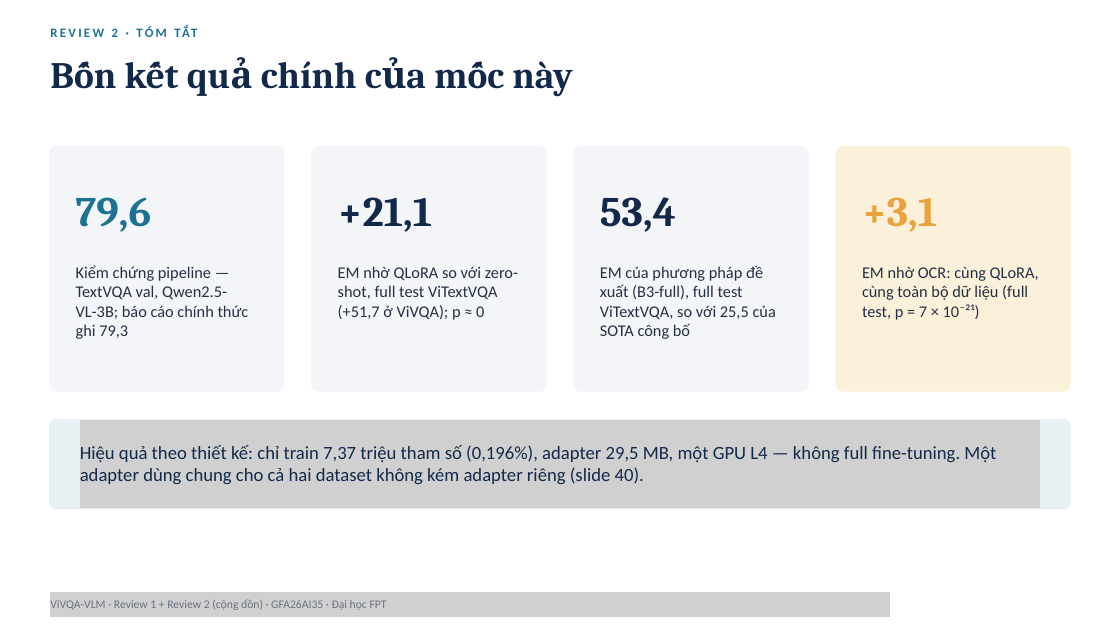
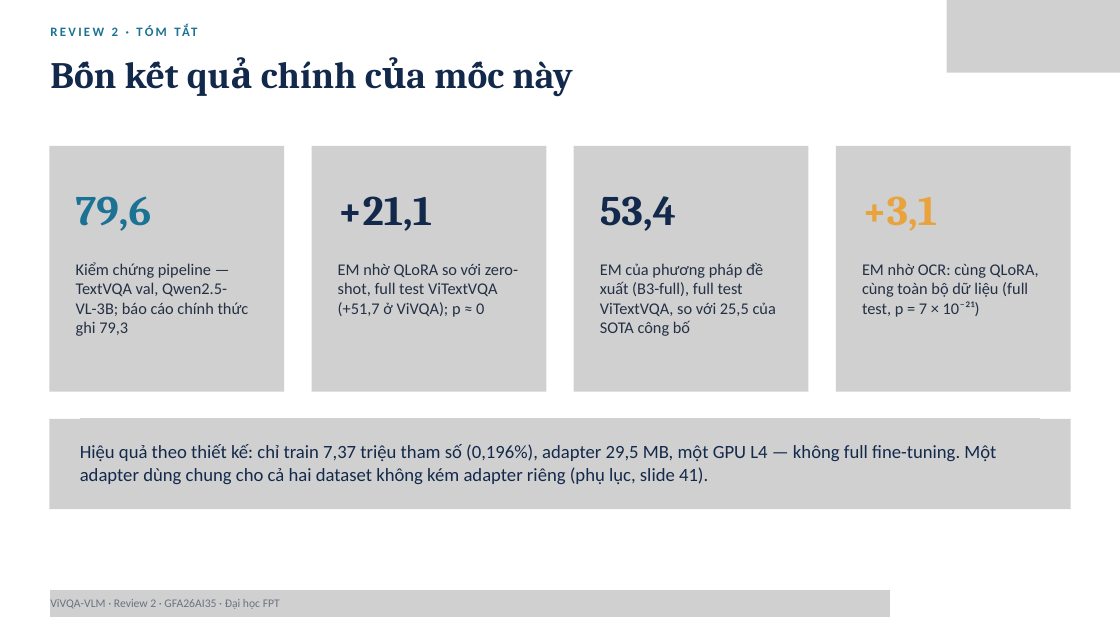
Before and after one commit to PLHGNAOH/ViVQA-VLM, a slide deck: slide 16 of docs/04_slides/cumulative/ViVQA-VLM_Review1-2_KLTN.pptx (slide 19 before the commit). Drawn at 1120x630 pixels with LibreOffice and Linux fonts; fonts in the diff are those of the drawing; grey boxes stand for pictures. Boxes give left, top, right and bottom in pixels: in the first picture for what was removed or moved away, otherwise in the second. Text is boxed around its words. In the diff, an @@ line names an element or a change of style, - is before the commit and + after.

```diff
--- a/docs/04_slides/cumulative/ViVQA-VLM_Review1-2_KLTN.pptx
+++ b/docs/04_slides/cumulative/ViVQA-VLM_Review1-2_KLTN.pptx
@@ picture added at [947, 0, 1120, 73] @@
@@ picture added at [49, 146, 284, 392] @@
@@ freeform shape removed at [50, 146, 284, 391] @@
@@ picture added at [311, 146, 546, 392] @@
@@ freeform shape removed at [312, 146, 546, 391] @@
@@ picture added at [573, 146, 808, 392] @@
@@ freeform shape removed at [574, 146, 808, 391] @@
@@ freeform shape removed at [836, 146, 1070, 391] @@
@@ picture added at [836, 146, 1071, 392] @@
@@ picture added at [49, 419, 1071, 509] @@
@@ freeform shape removed at [50, 419, 1070, 509] @@
@@ picture added at [80, 418, 1040, 508] @@
@@ text at [80, 444, 996, 484]: text changed @@
-Hiệu quả theo thiết kế: chỉ train 7,37 triệu tham số (0,196%), adapter 29,5 MB, một GPU L4 — không full fine-tuning. Một adapter dùng chung cho cả hai dataset không kém adapter riêng (slide 40).
+Hiệu quả theo thiết kế: chỉ train 7,37 triệu tham số (0,196%), adapter 29,5 MB, một GPU L4 — không full fine-tuning. Một adapter dùng chung cho cả hai dataset không kém adapter riêng (phụ lục, slide 41).
@@ text at [50, 599, 280, 609]: text changed @@
-ViVQA-VLM · Review 1 + Review 2 (cộng dồn) · GFA26AI35 · Đại học FPT
+ViVQA-VLM · Review 2 · GFA26AI35 · Đại học FPT
@@ picture added at [50, 590, 890, 617] @@
```
Also in this commit, not shown: 37 other slides changed, 4 slides added, 6 slides removed, 3 other files.
